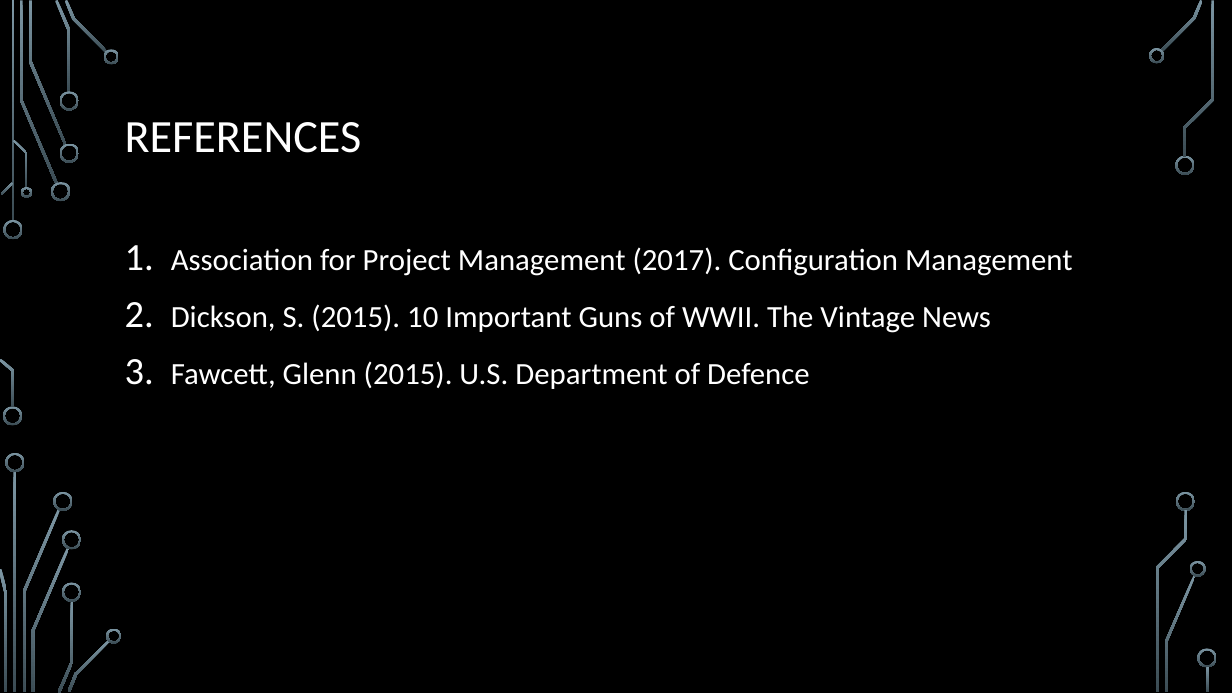
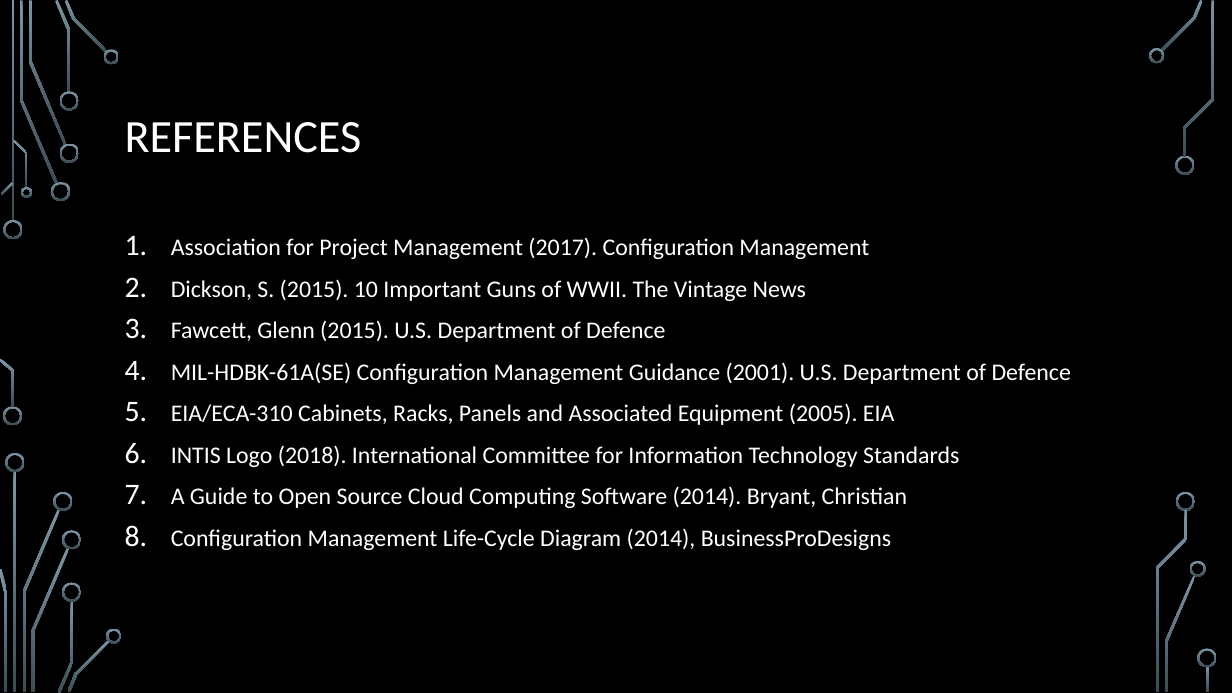
Before and after one commit to ChrisIrvine/SysEng-CM-Report, a slide deck: slide 17 of presentation/presentation.pptx (slide 6 before the commit). Drawn at 1232x693 pixels with LibreOffice and Linux fonts; fonts in the diff are those of the drawing; background and template pictures are left out. Boxes give left, top, right and bottom in pixels: in the first picture for what was removed or moved away, otherwise in the second. Text is boxed around its words. In the diff, an @@ line names an element or a change of style, - is before the commit and + after.

Commit message:
Finished presentation

```diff
--- a/presentation/presentation.pptx
+++ b/presentation/presentation.pptx
@@ text at [171, 237, 869, 342]: size 24 to 18.6 pt in "Association for Project Management (2017). Configuration Man ...", "Dickson, S. (2015). 10 Important Guns of ...", "Fawcett, Glenn (2015). U.S. Department of Defence"; line spacing 1.2 to 1 @@
@@ text at [171, 362, 1071, 550]: paragraphs added @@
+4. MIL-HDBK-61A(SE) Configuration Management Guidance (2001). U.S. Department of Defence
+5. EIA/ECA-310 Cabinets, Racks, Panels and Associated Equipment (2005). EIA
+6. INTIS Logo (2018). International Committee for Information Technology Standards
+7. A Guide to Open Source Cloud Computing Software (2014). Bryant, Christian
+8. Configuration Management Life-Cycle Diagram (2014), BusinessProDesigns
```
Also in this commit, not shown: 2 other slides changed, 11 slides added, 1 other file.
